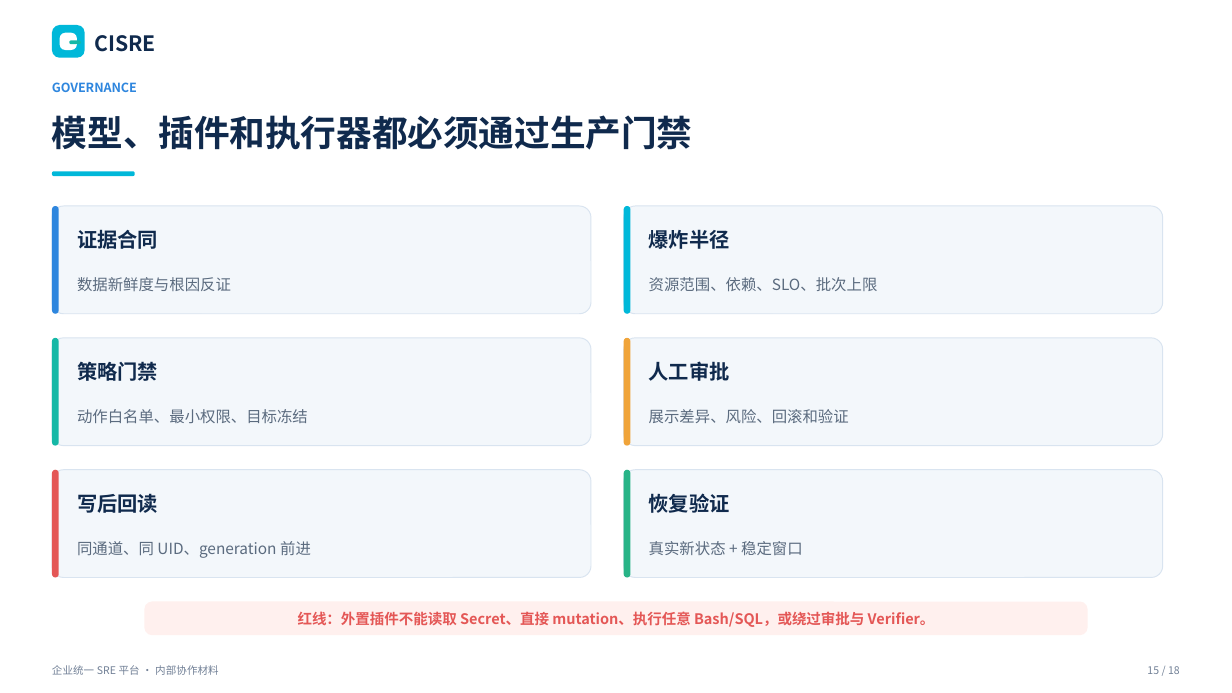
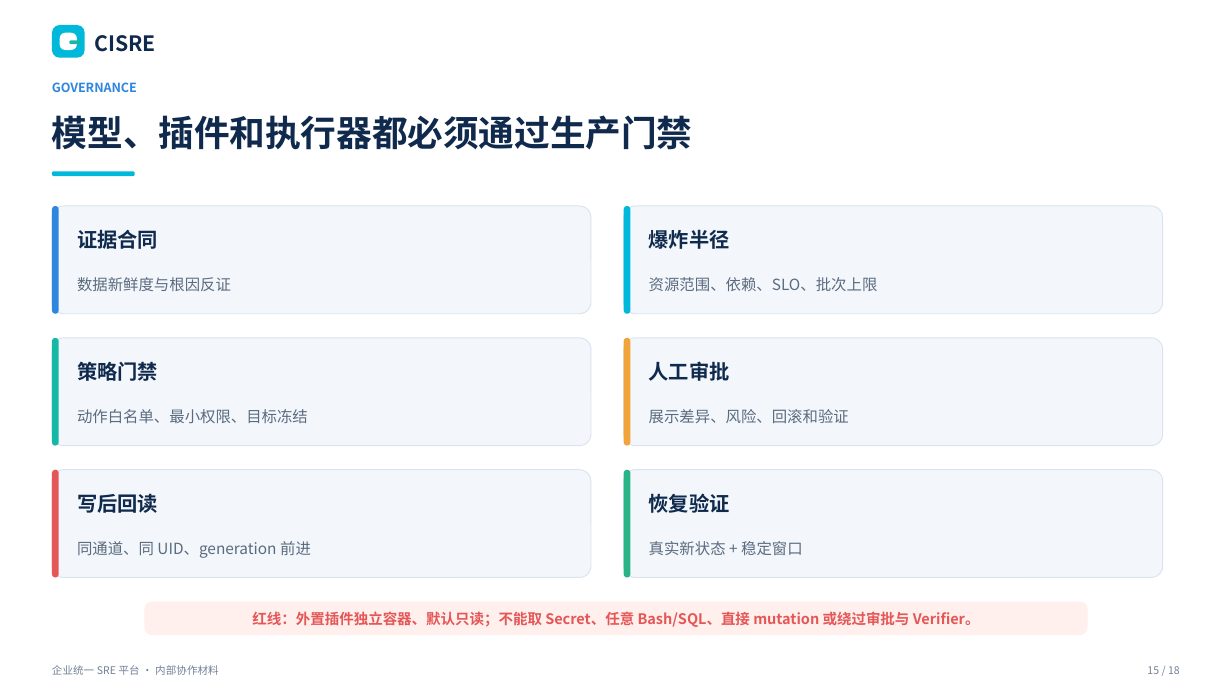
Before and after one commit to William-Lu-stack/Flawless, a slide deck: slide 15 of docs/CISRE_ENTERPRISE_OPS_PLATFORM.pptx. Drawn at 1232x693 pixels with LibreOffice and Linux fonts; fonts in the diff are those of the drawing. Boxes give left, top, right and bottom in pixels: in the first picture for what was removed or moved away, otherwise in the second. Text is boxed around its words. In the diff, an @@ line names an element or a change of style, - is before the commit and + after.

```diff
--- a/docs/CISRE_ENTERPRISE_OPS_PLATFORM.pptx
+++ b/docs/CISRE_ENTERPRISE_OPS_PLATFORM.pptx
@@ text at <box>252,611,980,627</box>: text changed @@
-红线：外置插件不能读取 Secret、直接 mutation、执行任意 Bash/SQL，或绕过审批与 Verifier。
+红线：外置插件独立容器、默认只读；不能取 Secret、任意 Bash/SQL、直接 mutation 或绕过审批与 Verifier。
```
Also in this commit, not shown: 12 other slides changed, 35 other files.
